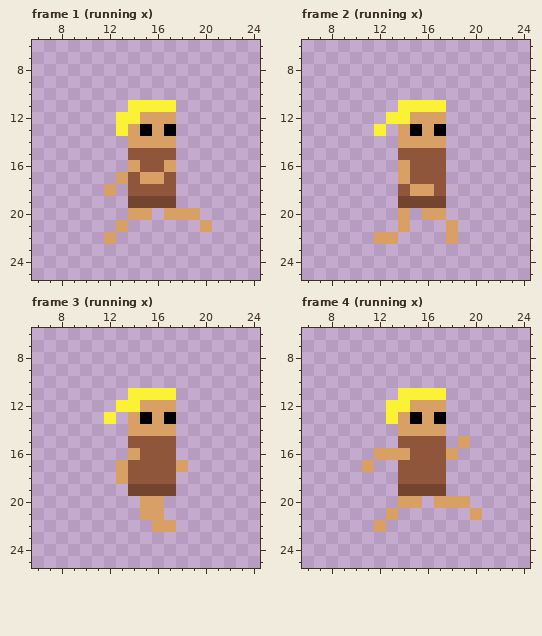
Pixel-art file, stored at Assets/Sprites/Cave_Man/running_caveman.aseprite. That is the earlier state.
32x32 pixels, 21 frames. Pixels under 10% opacity are left out. Shown: frame 1 (running x): x 6..24, y 6..25; frame 2 (running x): x 6..24, y 6..25; frame 3 (running x): x 6..24, y 6..25; frame 4 (running x): x 6..24, y 6..25. The commit also changed other frames, which this record leaves out.
Once edited:
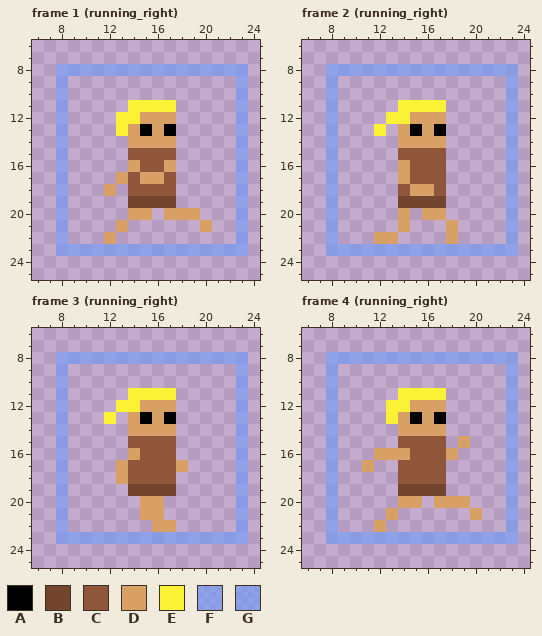
Palette (. is transparent): A #000000  B #73452f  C #8f563b  D #d9a066  E #fbf236  F #639bff8c  G #639bff93
The author wrote: updated the names in the running animation
Change:
layer "Guilde Lines" now shown
Changed rows in their new state; - is an unchanged pixel.
Frame 1 (running_right), layer "Guilde Lines":
first column x 8:
 8 FFFFFFFFFFFFFFFF
 9 F--------------F
10 F--------------F
11 F--------------F
12 F--------------F
13 F--------------F
14 F--------------F
15 F--------------F
16 F--------------F
17 F--------------F
18 F--------------F
19 F--------------F
20 F--------------F
21 F--------------F
22 F--------------F
23 FFFFFFFFGFFFFFFF
Frame 2 (running_right), layer "Guilde Lines": the same change as frame 1 (running_right)
Frame 3 (running_right), layer "Guilde Lines": the same change as frame 1 (running_right)
Frame 4 (running_right), layer "Guilde Lines": the same change as frame 1 (running_right)
